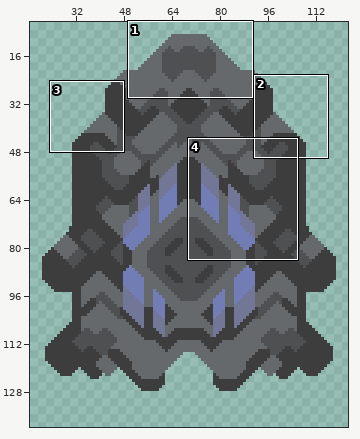
Sprite sheet, stored at sprites/units/SNaval/t5snav.png. Above: a wide view before the commit, with the close-up outlined.
Close-up. Old version:
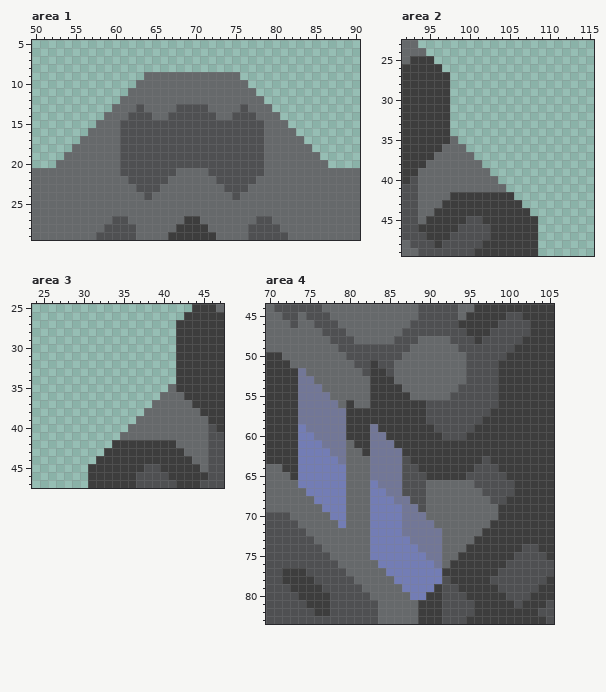
The file is 140x140 pixels. Shown: area 1: x 50..90, y 5..29; area 2: x 92..115, y 23..49; area 3: x 24..47, y 25..47; area 4: x 70..105, y 44..83. The wide view leaves out empty margins. The commit also changed other parts of the picture, which this record leaves out.
The result:
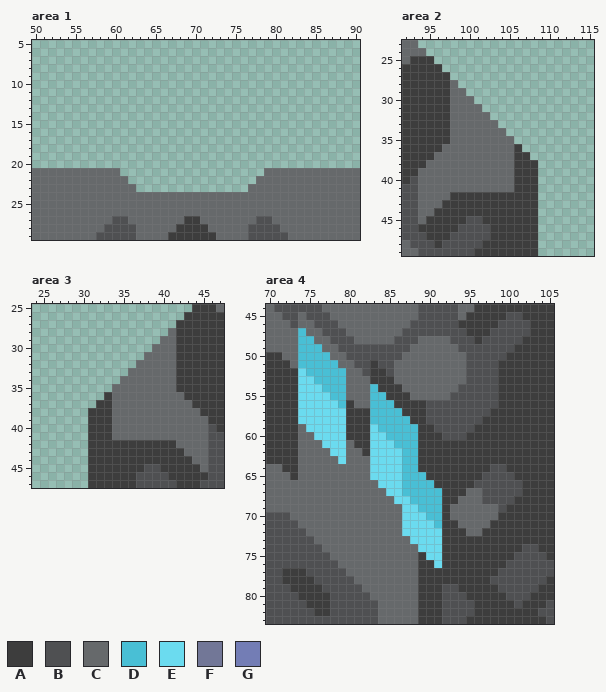
Palette (. is transparent): A #3d3d3d  B #4f5052  C #66696b  D #49bfd5  E #6bdbef  F #727797  G #737db5
From old to new:
Area 1:
y 9: x 64..75 CCCCCCCCCCCC -> ............
y 10: x 63..76 CCCCCCCCCCCCCC -> ..............
y 11: x 62..77 CCCCCCCCCCCCCCCC -> ................
y 12: x 61..78 CCCCCCCCCCCCCCCCCC -> ..................
y 13: x 60..79 CCCBCCCCBBBBCCCCBCCC -> ....................
y 14: x 59..80 CCCBBBCCBBBBBBCCBBBCCC -> ......................
y 15: x 58..81 CCCBBBBBBBBBBBBBBBBBBCCC -> ........................
y 16: x 57..82 CCCCBBBBBBBBBBBBBBBBBBCCCC -> ..........................
y 17: x 56..83 CCCCCBBBBBBBBBBBBBBBBBBCCCCC -> ............................
y 18: x 55..84 CCCCCCBBBBBBBBBBBBBBBBBBCCCCCC -> ..............................
y 19: x 54..85 CCCCCCCBBBBBBBBBBBBBBBBBBCCCCCCC -> ................................
y 20: x 53..86 CCCCCCCCBBBBBBBBBBBBBBBBBBCCCCCCCC -> ..................................
y 21: x 61..78 BBBBBBBCCCCBBBBBBB -> ..................
y 22: x 62..77 BBBBBCCCCCCBBBBB -> ................
y 23: x 63..76 BBBCCCCCCCCBBB -> ..............
y 24: x 64 B -> C; x 75 B -> C
Area 2:
y 28: x 98 . -> C
y 29: x 98..99 .. -> CC
y 30: x 98..100 ... -> CCC
y 31: x 98..101 .... -> CCCC
y 32: x 98..102 ..... -> CCCCC
y 33: x 98..103 ...... -> CCCCCC
y 34: x 98..104 ....... -> CCCCCCC
y 35: x 99..105 ....... -> CCCCCCC
y 36: x 100..106 ....... -> CCCCCCA
y 37: x 101..107 ....... -> CCCCCAA
y 38: x 102..108 ....... -> CCCCAAA
y 39: x 103..108 ...... -> CCCAAA
y 40: x 104..108 ..... -> CCAAA
y 41: x 105..108 .... -> CAAA
y 42: x 106..108 ... -> AAA
y 43: x 107..108 .. -> AA
y 44: x 108 . -> A
Area 3:
y 28: x 41 . -> C
y 29: x 40..41 .. -> CC
y 30: x 39..41 ... -> CCC
y 31: x 38..41 .... -> CCCC
y 32: x 37..41 ..... -> CCCCC
y 33: x 36..41 ...... -> CCCCCC
y 34: x 35..41 ....... -> CCCCCCC
y 35: x 34..40 ....... -> CCCCCCC
y 36: x 33..39 ....... -> ACCCCCC
y 37: x 32..38 ....... -> AACCCCC
y 38: x 31..37 ....... -> AAACCCC
y 39: x 31..36 ...... -> AAACCC
y 40: x 31..35 ..... -> AAACC
y 41: x 31..34 .... -> AAAC
y 42: x 31..33 ... -> AAA
y 43: x 31..32 .. -> AA
y 44: x 31 . -> A
Area 4:
y 47: x 74 C -> D
y 48: x 74..75 CC -> DD
y 49: x 74..76 CCC -> DDD
y 50: x 74..77 CCCC -> DDDD
y 51: x 74..78 CCCCC -> DDDDD
y 52: x 74..79 FCCCCC -> EDDDDD
y 53: x 74..79 FFCCCC -> EEDDDD
y 54: x 74..79 FFFCCC -> EEEDDD; x 83 A -> D
y 55: x 74..79 FFFFCC -> EEEEDD; x 83..84 AA -> DD
y 56: x 74..79 FFFFFC -> EEEEED; x 83..85 AAA -> DDD
y 57: x 74..79 FFFFFF -> EEEEEE; x 83..86 AAAA -> DDDD
y 58: x 74..79 FFFFFF -> EEEEEE; x 83..87 AAAAA -> DDDDD
y 59: x 74..79 GFFFFF -> CEEEEE; x 83..88 FAAAAA -> EDDDDD
y 60: x 74..79 GGFFFF -> CCEEEE; x 83..88 FFAAAA -> EEDDDD
y 61: x 74..79 GGGFFF -> CCCEEE; x 83..88 FFFAAA -> EEEDDD
y 62: x 74..79 GGGGFF -> CCCCEE; x 83..88 FFFFAA -> EEEEDD
y 63: x 74..79 GGGGGF -> CCCCCE; x 83..88 FFFFBA -> EEEEDD; x 97 B -> A
y 64: x 74..79 GGGGGG -> CCCCCC; x 83..88 FFFFBB -> EEEEDD; x 96..97 BB -> AA; x 99 A -> B
y 65: x 74..79 GGGGGG -> CCCCCC; x 83..89 FFFFBBB -> EEEEDDD; x 95..96 BB -> AA; x 100 A -> B
y 66: x 74..79 GGGGGG -> CCCCCC; x 83..95 GFFFBBBCCCCCC -> CEEEDDDDAAAAA; x 101 A -> B
y 67: x 75..79 GGGGG -> CCCCC; x 83..94 GGFFBBBCCCCC -> CCEEDDDDDAAA; x 101 A -> B
y 68: x 76..79 GGGG -> CCCC; x 83..93 GGGFFBBCCCC -> CCCEEDDDDAA; x 97 C -> B; x 100 A -> B
y 69: x 77..79 GGG -> CCC; x 83..92 GGGGFFBCCC -> CCCCEEDDDA; x 99 A -> B
y 70: x 78..79 GG -> CC; x 83..92 GGGGFFFCCC -> CCCCEEEDDA
y 71: x 79 G -> C; x 83..93 GGGGFFFFCCC -> CCCCEEEEDAA
y 72: x 83..94 GGGGFFFFFCCC -> CCCCEEEEEAAA
y 73: x 83..95 GGGGGFFFFCCCC -> CCCCCEEEEAAAA
y 74: x 83..94 GGGGGGFFFCCC -> CCCCCCEEEAAA
y 75: x 83..93 GGGGGGGFFCC -> CCCCCCAEEAA
y 76: x 84..92 GGGGGGGFC -> CCCCCAAEA
y 77: x 85..91 GGGGGGG -> CCCCAAA
y 78: x 86..92 GGGGGGB -> CCCAAAA
y 79: x 87..90 GGGG -> CCAA
y 80: x 88..89 GG -> CA
Pixel boxes of the changes (left, top, right, bottom) in both close-ups:
changed: (56, 72, 328, 200)
added: (450, 80, 538, 216)
added: (88, 328, 176, 464)
changed: (298, 328, 522, 600)
